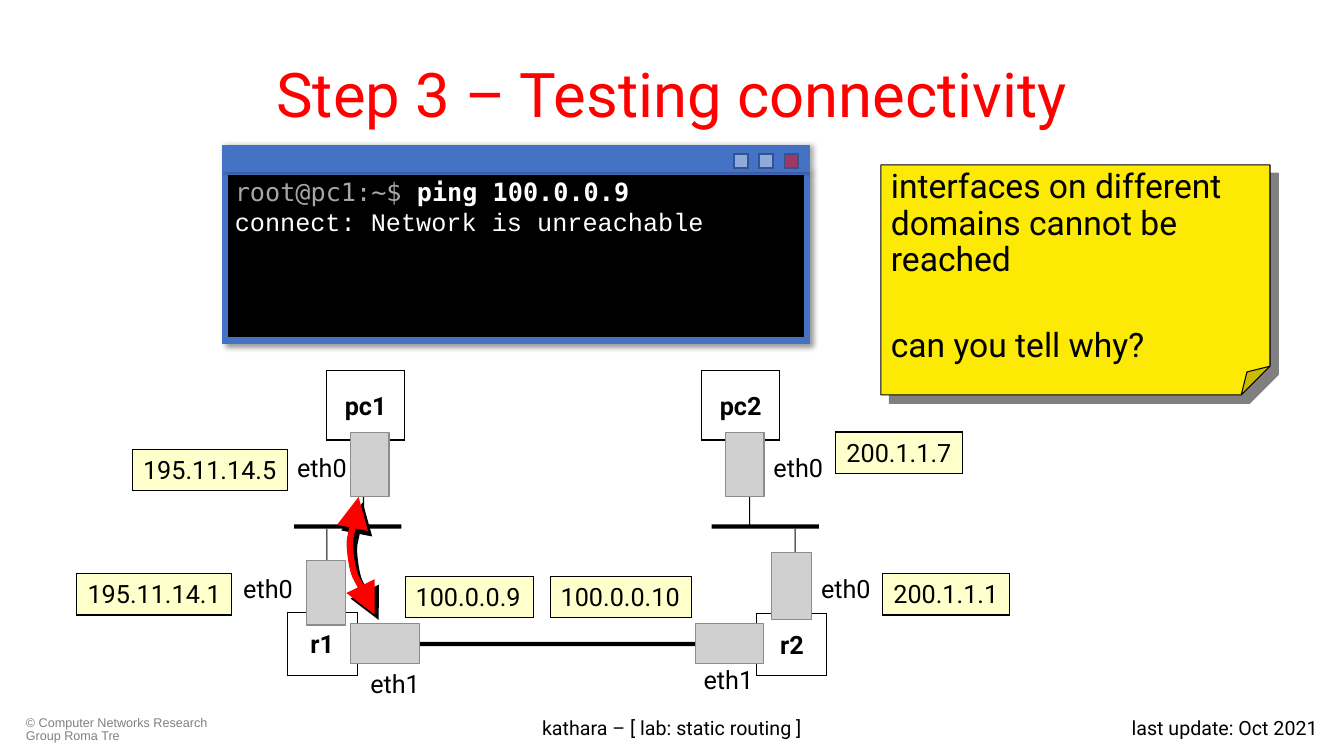
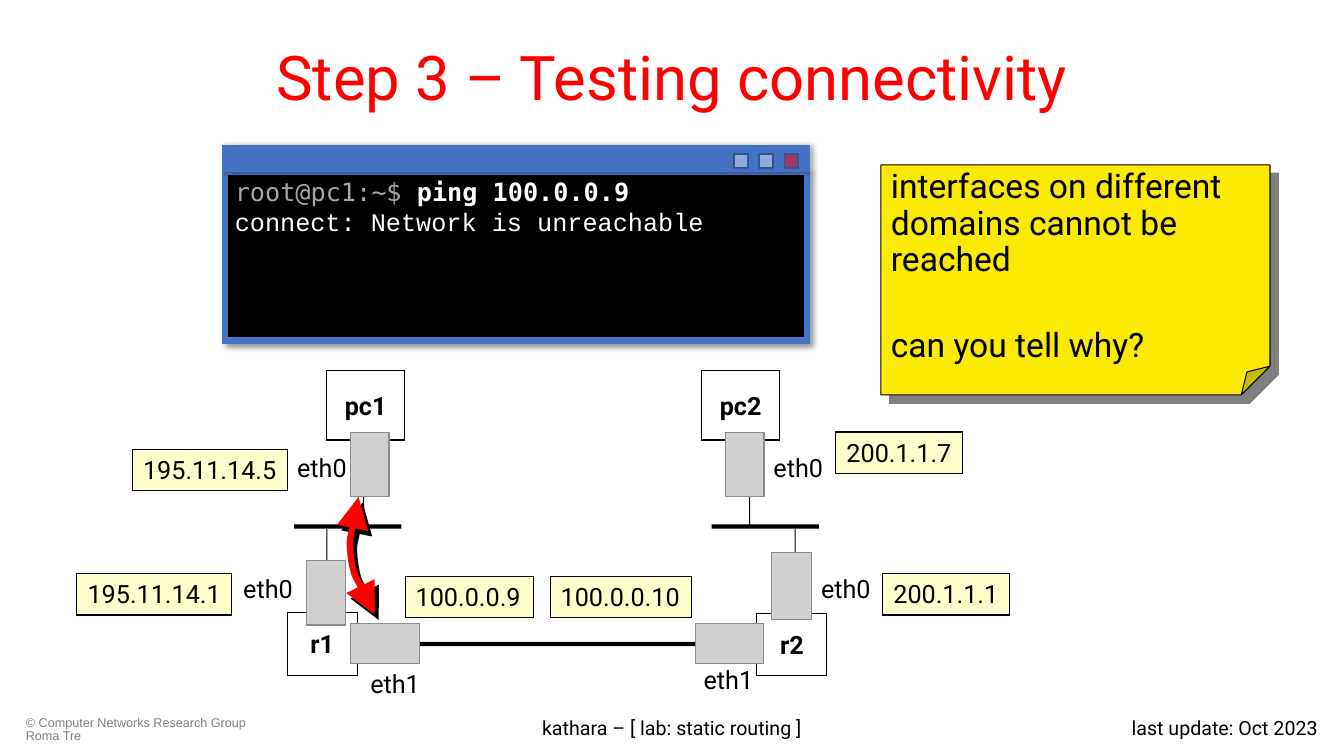
Before and after one commit to KatharaFramework/Kathara-Labs, a slide deck: slide 7 of main-labs/basic-topics/static-routing/004-kathara-lab_static-routing.pptx. Drawn at 1344x756 pixels with LibreOffice and Linux fonts; fonts in the diff are those of the drawing; grey boxes stand for pictures; background and template pictures are left out. Boxes give left, top, right and bottom in pixels: in the first picture for what was removed or moved away, otherwise in the second. Text is boxed around its words. In the diff, an @@ line names an element or a change of style, - is before the commit and + after.

```diff
--- a/main-labs/basic-topics/static-routing/004-kathara-lab_static-routing.pptx
+++ b/main-labs/basic-topics/static-routing/004-kathara-lab_static-routing.pptx
@@ title "Step 3 – Testing connectivity": place and size @@
-title "Step 3 – Testing connectivity" at box(276, 72, 1066, 130)
+title "Step 3 – Testing connectivity" at box(276, 55, 1066, 113)
@@ text "© Computer Networks Research Group ..." rewrapped from box(26, 718, 207, 743) to box(26, 718, 246, 740) @@
@@ text at box(1132, 720, 1317, 739): text changed @@
-last update: Oct 2021
+last update: Oct 2023
```
Also in this commit, not shown: 17 other slides changed, 3 other files.
